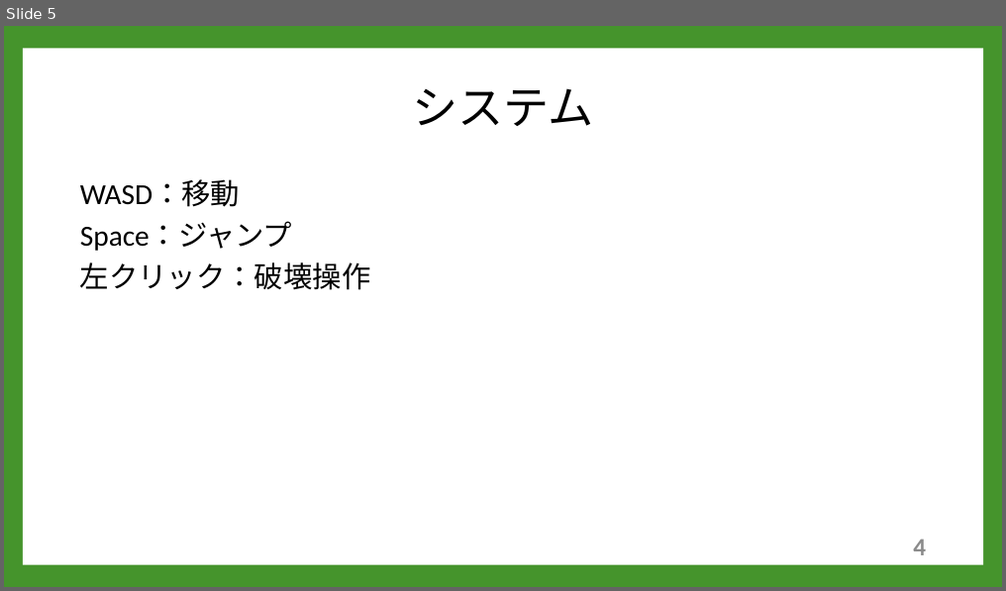
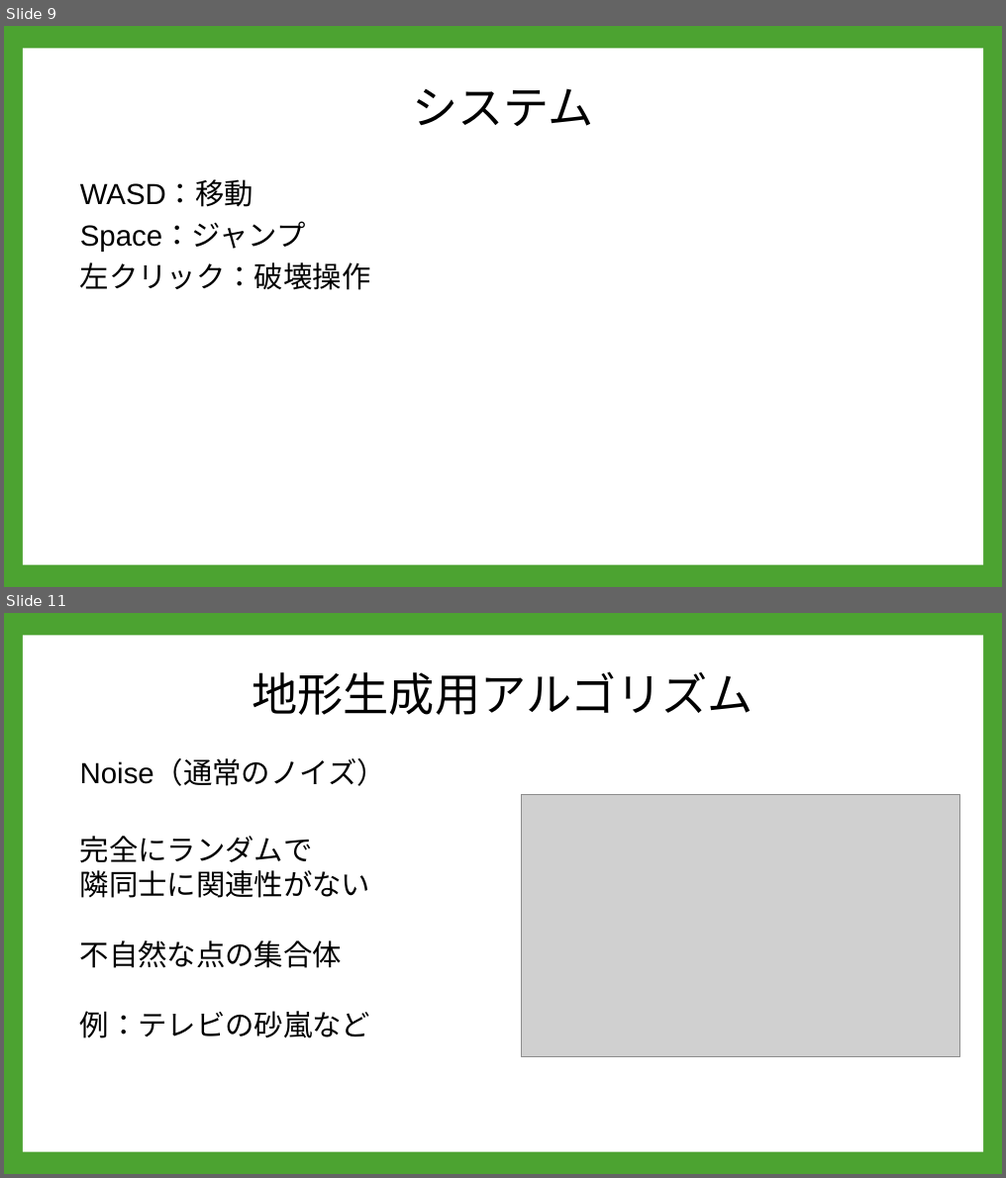
Before and after one commit to A23019/GC_A3_1, a slide deck: 企画/PowerPoint/企画案２.pptx. Shown one above the other, each under a label of ours: slide 5 before the commit, slides 9 and 11 after it; the slides between them are not shown. The pictures are 1006x591 and 1006x1178 pixels, drawn with LibreOffice and Linux fonts; fonts in the diff are those of the drawing; grey boxes stand for pictures; background and template pictures are left out. Boxes give left, top, right and bottom in pixels: in the first picture for what was removed or moved away, otherwise in the second. Text is boxed around its words. In the diff, an @@ line names an element or a change of style, - is before the commit and + after.

```diff
--- a/企画/PowerPoint/企画案２.pptx
+++ b/企画/PowerPoint/企画案２.pptx
@@ slide 11 added at [4,613,1002,1174], background #4CA331; not listed: 1 template element that a slide beside it also shows @@
@@ title added at [252,671,753,715], 44 pt, text #000000 @@
+地形生成用アルゴリズム
@@ text added at [80,761,386,786], 28 pt, text #000000 @@
+Noise（通常のノイズ）
@@ picture added at [522,794,960,1058] @@
@@ text added at [80,836,371,1039], 28 pt, text #000000 @@
+完全にランダムで
+隣同士に関連性がない
+不自然な点の集合体
+例：テレビの砂嵐など
@@ what was slide 5 is now slide 9 @@
@@ slide 9 changed as well @@
@@ background #45942C to #4CA331 @@
@@ text "WASD：移動" at [80,181,371,290]: font Calibri to Arial @@
@@ page number removed at [913,539,926,556] @@
-4
```
Also in this commit, not shown: 5 other slides changed, 10 other slides added, 1 slide removed, 4 other files.
